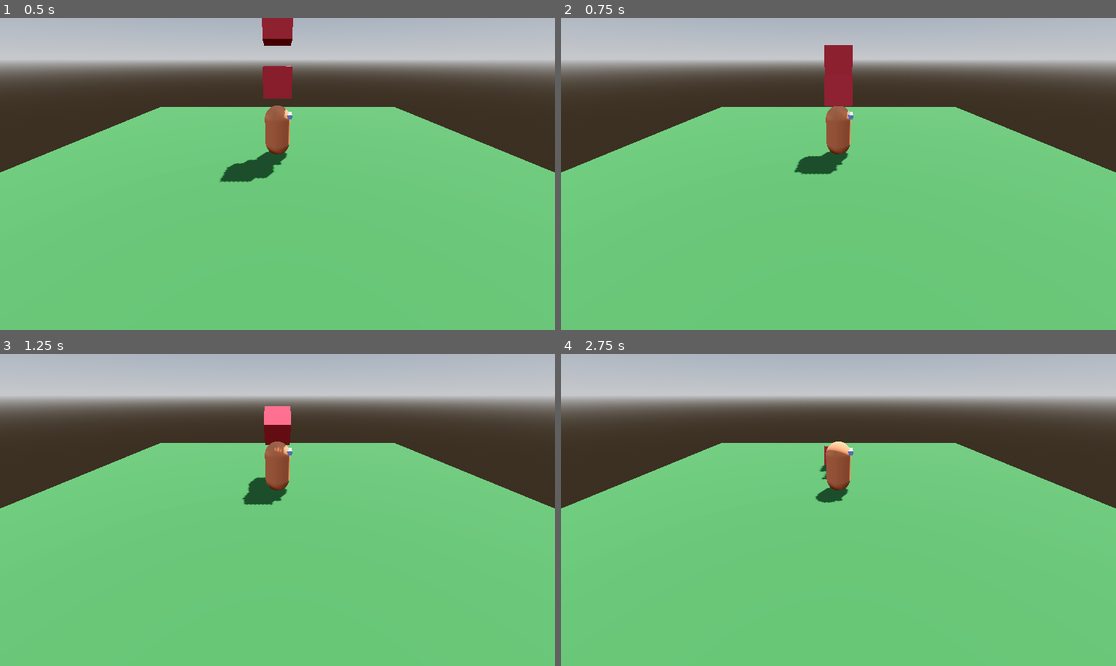
Above: before the commit, frames 1-4 (two rows, left to right).
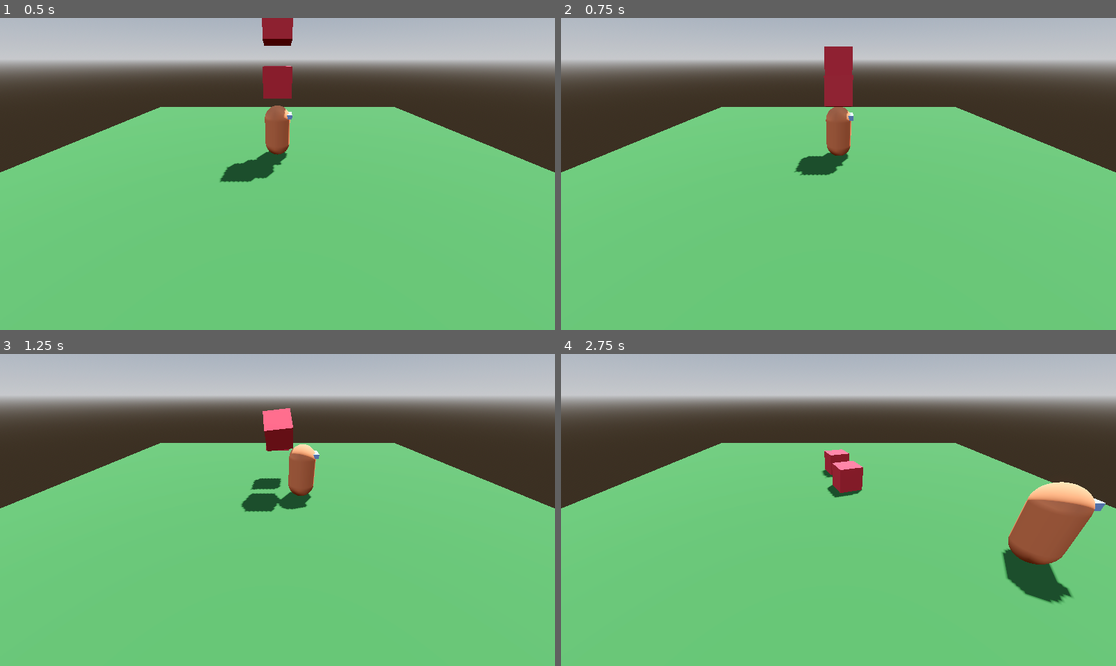
Above: after the commit, the same moments.

Repository: mzadante/Godot2024
Game: Godot game, scene res://Escenes/World.tscn
Same seed, same stepped clock (60 frames per second), same inputs: the game is played once before the commit and once after it. Before the commit the project has no main scene; this scene is started directly in both runs.
Inputs:
- Up to frame 1 (0.5 s): no input
- Up to frame 2 (0.75 s): hold Right (ui_right) from 0.53 s (still down)
- Up to frame 3 (1.25 s): keep holding Right (ui_right)
- Up to frame 4 (2.75 s): release Right (ui_right) at 1.28 s; hold Down (ui_down) 1.28-2.03 s; hold Right (ui_right) from 2.03 s (still down)

Frame 1 is identical in both runs. In frame 2, 0.2% of the frame differs, in the area x 42-53%, y 8-51%; in frame 3, 2.1%; in frame 4, 5.1%, in the area x 45-99%, y 28-80%.

Commit message:
Script GLOBAL
script player movimiento

Diff:
--- a/Tutorial-motorGodot-03/Escenes/Player.tscn
+++ b/Tutorial-motorGodot-03/Escenes/Player.tscn
@@ -1,4 +1,6 @@
-[gd_scene load_steps=6 format=3 uid="uid://mvdw8asf0e7g"]
+[gd_scene load_steps=7 format=3 uid="uid://mvdw8asf0e7g"]
+
+[ext_resource type="Script" path="res://Scripts/PlayerMovement3d.gd" id="1_ldpxb"]
 
 [sub_resource type="CapsuleMesh" id="CapsuleMesh_l6j8b"]
 
@@ -14,6 +16,8 @@
 
 [node name="Player" type="CharacterBody3D"]
 transform = Transform3D(1, 0, 0, 0, 1, 0, 0, 0, 1, 0, 1, 0)
+script = ExtResource("1_ldpxb")
+speed = 5.0
 
 [node name="Body" type="MeshInstance3D" parent="."]
 mesh = SubResource("CapsuleMesh_l6j8b")
--- /dev/null
+++ b/Tutorial-motorGodot-03/Scripts/GLOBAL.gd
@@ -0,0 +1,10 @@
+extends Node
+
+var score : int
+# Movimiento del player, ejes de movimiento
+var axis : Vector2
+# Función para retornar la dirección pulsada
+func get_axis() -> Vector2:
+	axis.x = int(Input.is_action_pressed("ui_right")) - int(Input.is_action_pressed("ui_left"))
+	axis.y = int(Input.is_action_pressed("ui_up")) - int(Input.is_action_pressed("ui_down"))
+	return axis.normalized()
--- /dev/null
+++ b/Tutorial-motorGodot-03/Scripts/PlayerMovement3d.gd
@@ -0,0 +1,14 @@
+extends CharacterBody3D
+
+""" Movimiento 3D """
+# Variables de movimiento del personaje
+@export var speed : float
+
+func _process(delta):
+	motion_ctrl()
+
+# Función de control de movimiento
+func motion_ctrl() -> void:
+	velocity.x = GLOBAL.get_axis().x * speed
+	velocity.z = GLOBAL.get_axis().y * -speed
+	move_and_slide()
--- a/Tutorial-motorGodot-03/project.godot
+++ b/Tutorial-motorGodot-03/project.godot
@@ -11,5 +11,10 @@
 [application]
 
 config/name="Tutorial-motorGodot-03"
+run/main_scene="res://Escenes/World.tscn"
 config/features=PackedStringArray("4.2", "Forward Plus")
 config/icon="res://icon.svg"
+
+[autoload]
+
+GLOBAL="*res://Scripts/GLOBAL.gd"
Not shown, added: Tutorial-motorGodot-03/Escenes/Wor8DC4.tmp
